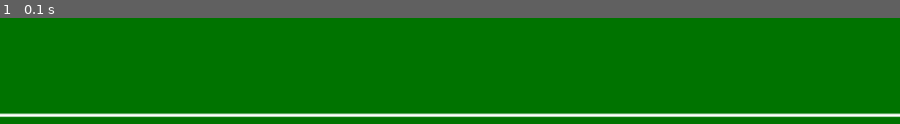
Above: before the commit, frame 1.
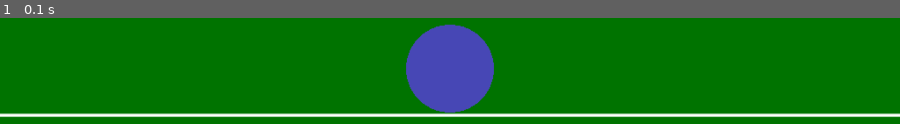
Above: after the commit, the same moment.

Repository: matthop88/sonicDestinationGame
Game: LÖVE game, started from game/main.lua
The game is run twice, just before and just after one commit, with the same random seed, the same clock (stepped at 60 frames per second) and the same inputs.
Inputs:
- Up to frame 1 (0.1 s): no input

The runs differ from the first frame. In frame 1, 6.5% of the frame differs, in the area x 45-55%, y 5-90%.

Commit message:
Added placeholder Sonic drawing to screen, with comments

Diff:
--- a/game/main.lua
+++ b/game/main.lua
@@ -39,6 +39,11 @@
 	love.graphics.setColor(1, 1, 1)
     love.graphics.setLineWidth(3)
     love.graphics.line(0, 576, 1024, 576)
+
+	-- Draw Sonic:
+	-- (A placeholder for now; a filled circle with Sonic blue, sitting on the white line)
+	love.graphics.setColor(0.28, 0.28, 0.71)
+    love.graphics.circle("fill", 512, 523, 50, 50)
 end
 
 --[[
